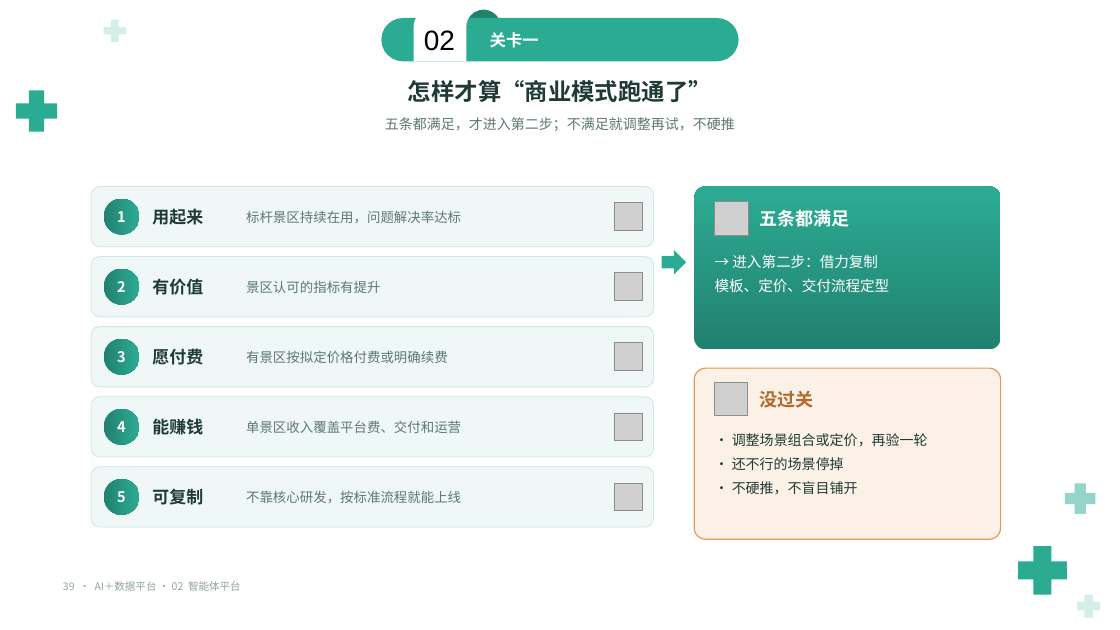
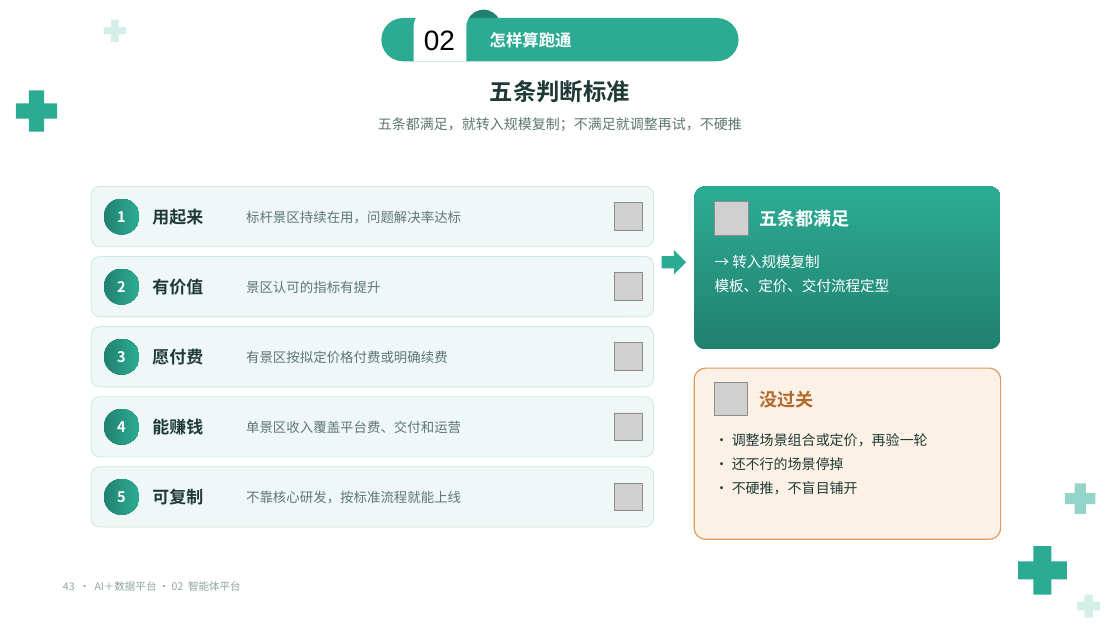
Before and after one commit to keanying/relevance, a slide deck: slide 43 of AI＋数据平台_老板汇报_青绿模板.pptx (slide 39 before the commit). Drawn at 1120x630 pixels with LibreOffice and Linux fonts; fonts in the diff are those of the drawing; grey boxes stand for pictures; background and template pictures are left out. Boxes give left, top, right and bottom in pixels: in the first picture for what was removed or moved away, otherwise in the second. Text is boxed around its words. In the diff, an @@ line names an element or a change of style, - is before the commit and + after.

```diff
--- a/AI＋数据平台_老板汇报_青绿模板.pptx
+++ b/AI＋数据平台_老板汇报_青绿模板.pptx
@@ text at (490, 32, 572, 48): text changed @@
-关卡一
+怎样算跑通
@@ text at (490, 80, 630, 102): text changed @@
-怎样才算“商业模式跑通了”
+五条判断标准
@@ text at (378, 117, 742, 131): text changed @@
-五条都满足，才进入第二步；不满足就调整再试，不硬推
+五条都满足，就转入规模复制；不满足就调整再试，不硬推
@@ text at (732, 255, 819, 268): text changed @@
-→ 进入第二步：借力复制
+→ 转入规模复制
@@ text at (63, 581, 241, 591): text changed @@
-39 · AI＋数据平台 · 02 智能体平台
+43 · AI＋数据平台 · 02 智能体平台
```
Also in this commit, not shown: 42 other slides changed, 8 slides added, 4 slides removed.
